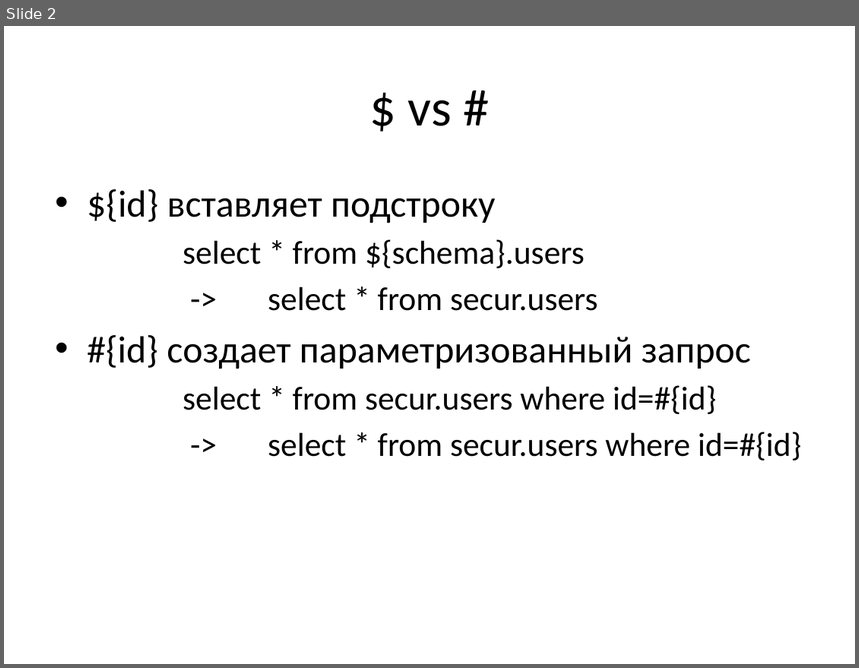
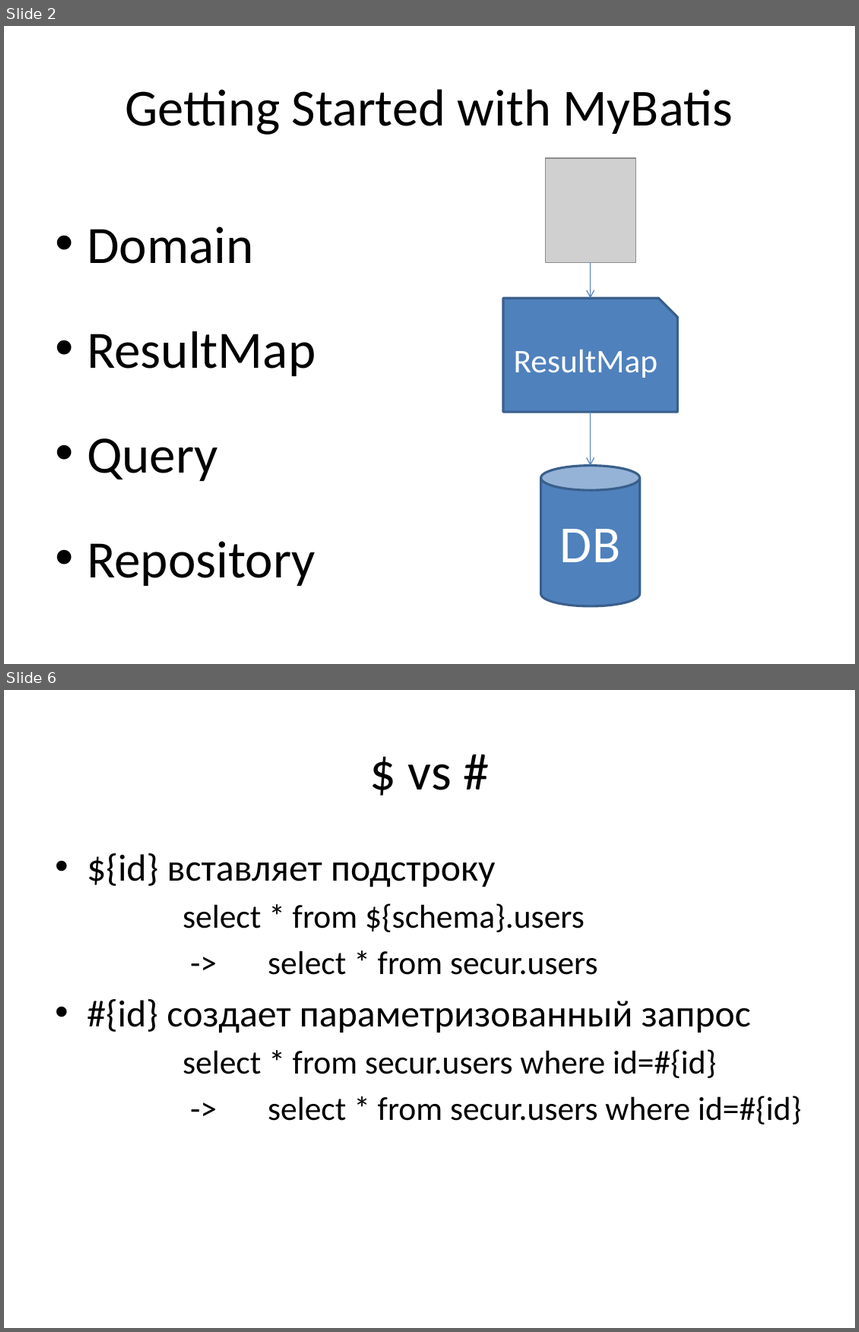
Before and after one commit to vitali-kviatkouski/personal, a slide deck: MyBatis.pptx. Shown one above the other, each under a label of ours: slide 2 before the commit, slides 2 and 6 after it; the slides between them are not shown. The pictures are 859x668 and 859x1332 pixels, drawn with LibreOffice and Linux fonts; fonts in the diff are those of the drawing; grey boxes stand for pictures. Boxes give left, top, right and bottom in pixels: in the first picture for what was removed or moved away, otherwise in the second. Text is boxed around its words. In the diff, an @@ line names an element or a change of style, - is before the commit and + after.

```diff
--- a/MyBatis.pptx
+++ b/MyBatis.pptx
@@ slide 2 added at (x1=4, y1=26, x2=855, y2=664), background #FFFFFF @@
@@ title added at (x1=126, y1=89, x2=733, y2=135), 44 pt, text #000000 @@
+Getting Started with MyBatis
@@ picture added at (x1=545, y1=158, x2=636, y2=262) @@
@@ text added at (x1=87, y1=227, x2=316, y2=586), 44.4 pt, text #000000 @@
+• Domain
+• ResultMap
+• Query
+• Repository
@@ arrow added from (591, 262) to (591, 298), #4B7EBC 0.75 pt @@
@@ snip rect added at (x1=503, y1=298, x2=678, y2=412), fill #4F81BD, outline #3A5F8C 2 pt, 28 pt, text #FFFFFF @@
+ResultMap
@@ arrow added from (591, 412) to (591, 466), #4B7EBC 0.75 pt @@
@@ cylinder added at (x1=541, y1=466, x2=640, y2=607), fill #4F81BD, outline #3A5F8C 2 pt, 44 pt, text #FFFFFF @@
+DB
@@ what was slide 2 is now slide 6 @@
```
Also in this commit, not shown: 2 slides changed, 3 other slides added.
